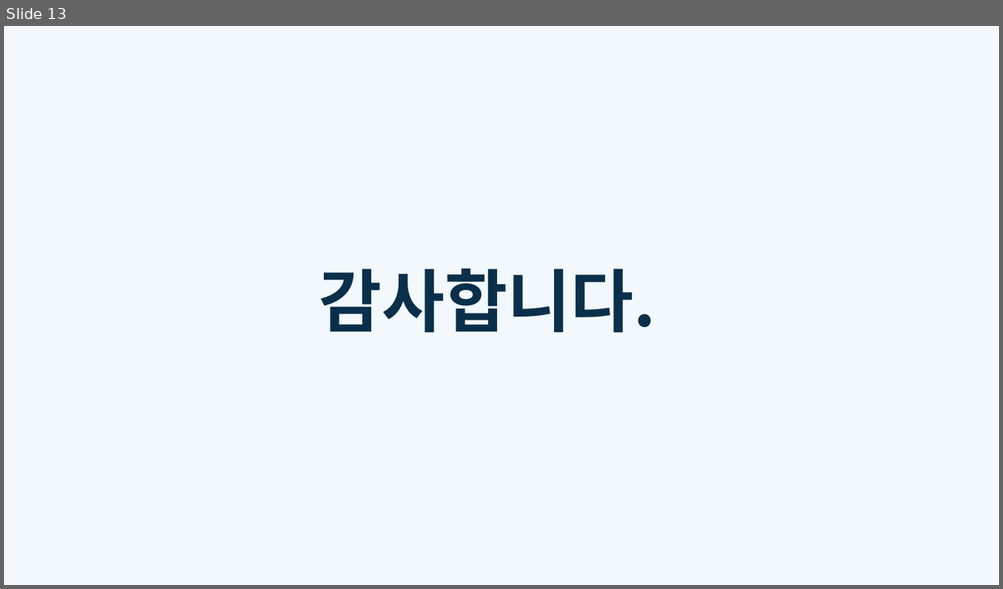
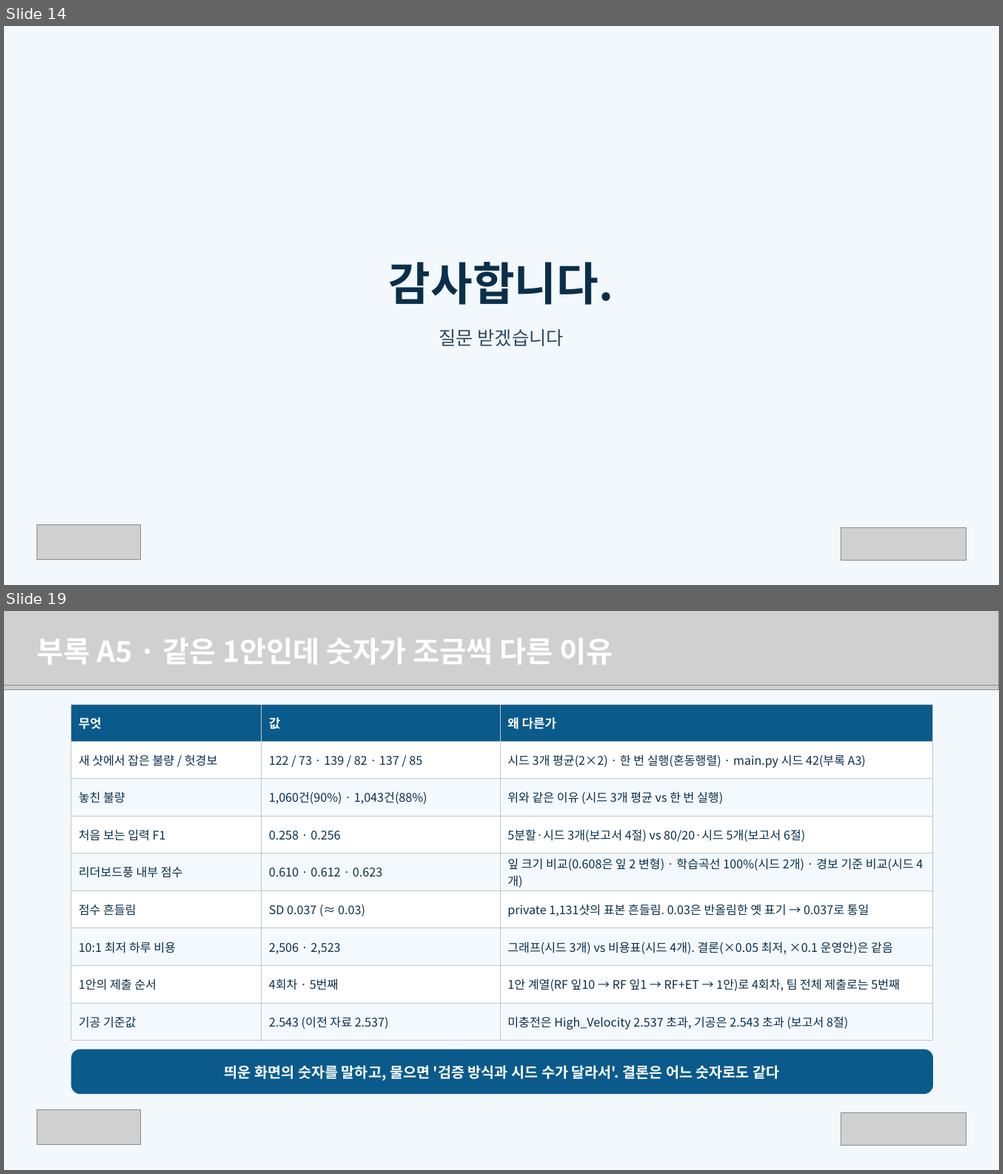
Before and after one commit to hajin-eng/team1-deeplearning, a slide deck: 최종프로젝트_학생배포/보고서/발표자료_1조.pptx. Shown one above the other, each under a label of ours: slide 13 before the commit, slides 14 and 19 after it; the slides between them are not shown. The pictures are 1003x589 and 1003x1174 pixels, drawn with LibreOffice and Linux fonts; fonts in the diff are those of the drawing; grey boxes stand for pictures. Boxes give left, top, right and bottom in pixels: in the first picture for what was removed or moved away, otherwise in the second. Text is boxed around its words. In the diff, an @@ line names an element or a change of style, - is before the commit and + after.

Commit message:
README·requirements 추가, 발표 자료를 최종본으로 교체, 옛 웹 보고서와 절대경로 스크립트 삭제

```diff
--- a/최종프로젝트_학생배포/보고서/발표자료_1조.pptx
+++ b/최종프로젝트_학생배포/보고서/발표자료_1조.pptx
@@ slide 19 added at [4, 611, 999, 1170], background #F2F8FC @@
@@ picture added at [4, 611, 999, 686] @@
@@ text added at [37, 638, 612, 664], 28 pt, text #FFFFFF, bold @@
+부록 A5 · 같은 1안인데 숫자가 조금씩 다른 이유
@@ picture added at [4, 686, 999, 690] @@
@@ table added at [71, 704, 933, 1040], 9 rows, 3 columns @@
+무엇 | 값 | 왜 다른가
+새 샷에서 잡은 불량 / 헛경보 | 122 / 73 · 139 / 82 · 137 / 85 | 시드 3개 평균(2×2) · 한 번 실행(혼동행렬) · main.py 시드 42(부록 A3)
+놓친 불량 | 1,060건(90%) · 1,043건(88%) | 위와 같은 이유 (시드 3개 평균 vs 한 번 실행)
+처음 보는 입력 F1 | 0.258 · 0.256 | 5분할·시드 3개(보고서 4절) vs 80/20·시드 5개(보고서 6절)
+리더보드풍 내부 점수 | 0.610 · 0.612 · 0.623 | 잎 크기 비교(0.608은 잎 2 변형) · 학습곡선 100%(시드 2개) · 경보 기준 비교(시드 4개)
+점수 흔들림 | SD 0.037 (≈ 0.03) | private 1,131샷의 표본 흔들림. 0.03은 반올림한 옛 표기 → 0.037로 통일
+10:1 최저 하루 비용 | 2,506 · 2,523 | 그래프(시드 3개) vs 비용표(시드 4개). 결론(×0.05 최저, ×0.1 운영안)은 같음
+1안의 제출 순서 | 4회차 · 5번째 | 1안 계열(RF 잎10 → RF 잎1 → RF+ET → 1안)로 4회차, 팀 전체 제출로는 5번째
+기공 기준값 | 2.543 (이전 자료 2.537) | 미충전은 High_Velocity 2.537 초과, 기공은 2.543 초과 (보고서 8절)
@@ rounded rectangle added at [71, 1050, 933, 1094], fill #0B5A8C, 14 pt, text #FFFFFF, bold @@
+띄운 화면의 숫자를 말하고, 물으면 '검증 방식과 시드 수가 달라서'. 결론은 어느 숫자로도 같다
@@ picture added at [37, 1111, 141, 1145] @@
@@ picture added at [841, 1113, 966, 1146] @@
@@ what was slide 13 is now slide 14 @@
@@ slide 14 changed as well @@
@@ text "감사합니다.": place and size @@
-text "감사합니다." at [318, 269, 655, 333]
+text "감사합니다." at [389, 262, 614, 305]
@@ text "감사합니다." at [389, 262, 614, 305]: size 66 to 44 pt; alignment left to centre; line spacing 1 to 1.1 @@
@@ text added at [439, 329, 563, 346], 18 pt, text #2E4A60 @@
+질문 받겠습니다
@@ picture added at [37, 526, 141, 560] @@
@@ picture added at [841, 528, 966, 561] @@
```
Also in this commit, not shown: 11 other slides changed, 7 other slides added, 1 slide removed, 7 other files.
